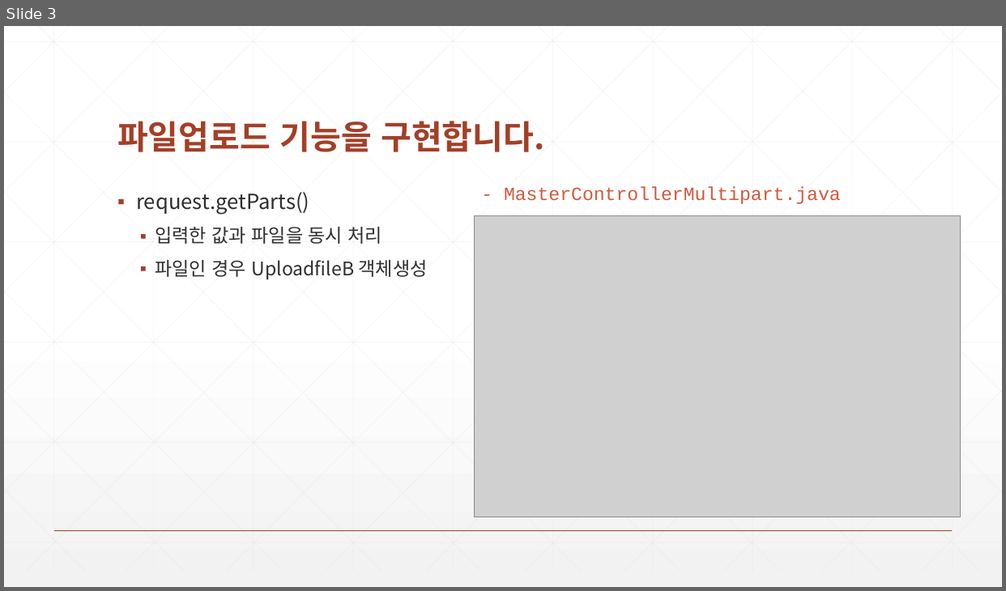
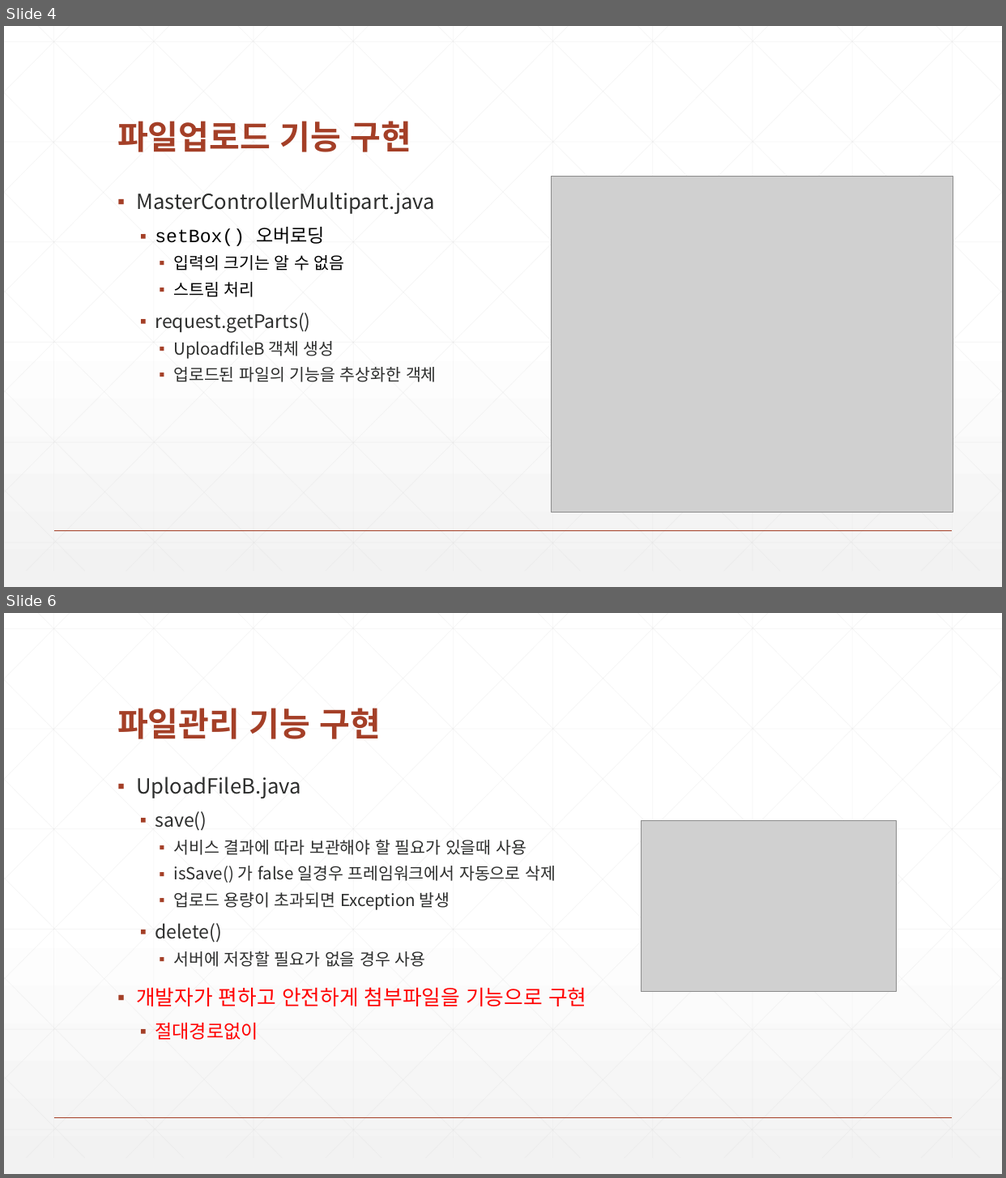
Before and after one commit to zeroshift01/code5, a slide deck: inflearn01/doc/심화_파일업로드기능을구현합니다.pptx. Shown one above the other, each under a label of ours: slide 3 before the commit, slides 4 and 6 after it; the slides between them are not shown. The pictures are 1006x591 and 1006x1178 pixels, drawn with LibreOffice and Linux fonts; fonts in the diff are those of the drawing; grey boxes stand for pictures. Boxes give left, top, right and bottom in pixels: in the first picture for what was removed or moved away, otherwise in the second. Text is boxed around its words. In the diff, an @@ line names an element or a change of style, - is before the commit and + after.

```diff
--- a/inflearn01/doc/심화_파일업로드기능을구현합니다.pptx
+++ b/inflearn01/doc/심화_파일업로드기능을구현합니다.pptx
@@ slide 6 added at (4,613,1002,1174), background gradient #FFFFFF to #F2F2F2; not listed: 47 template elements that a slide beside it also shows @@
@@ title added at (117,708,381,739), 32 pt, text #A43F27, bold @@
+파일관리 기능 구현
@@ text added at (136,777,586,1040), 16 pt, text #2D2E2D @@
+▪ UploadFileB.java
+  ▪ save()
+    ▪ 서비스 결과에 따라 보관해야 할 필요가 있을때 사용
+    ▪ isSave() 가 false 일경우 프레임워크에서 자동으로 삭제
+    ▪ 업로드 용량이 초과되면 Exception 발생
+  ▪ delete()
+    ▪ 서버에 저장할 필요가 없을 경우 사용
+▪ 개발자가 편하고 안전하게 첨부파일을 기능으로 구현
+  ▪ 절대경로없이
@@ picture added at (641,820,897,992) @@
@@ what was slide 3 is now slide 4 @@
@@ slide 4 changed as well @@
@@ title at (117,121,412,152): text changed @@
-파일업로드 기능을 구현합니다.
+파일업로드 기능 구현
@@ text at (136,192,435,297): paragraphs added @@
+▪ MasterControllerMultipart.java
+  ▪ setBox() 오버로딩
+    ▪ 입력의 크기는 알 수 없음
+    ▪ 스트림 처리
@@ text removed at (504,187,841,204) @@
-- MasterControllerMultipart.java
@@ picture: place and size @@
-picture at (474,216,961,517)
+picture at (552,177,953,513)
@@ text at (155,313,310,332): size 20 to 18 pt in "request.getParts()"; list level 1 to 2 in "request.getParts()" @@
@@ text at (173,341,437,382): text changed; size 18 to 16 pt @@
-  ▪ 입력한 값과 파일을 동시 처리
-  ▪ 파일인 경우 UploadfileB 객체생성
+    ▪ UploadfileB 객체 생성
+    ▪ 업로드된 파일의 기능을 추상화한 객체
```
Also in this commit, not shown: 4 other slides changed, 5 other slides added, 2 slides removed, 5 other files.
